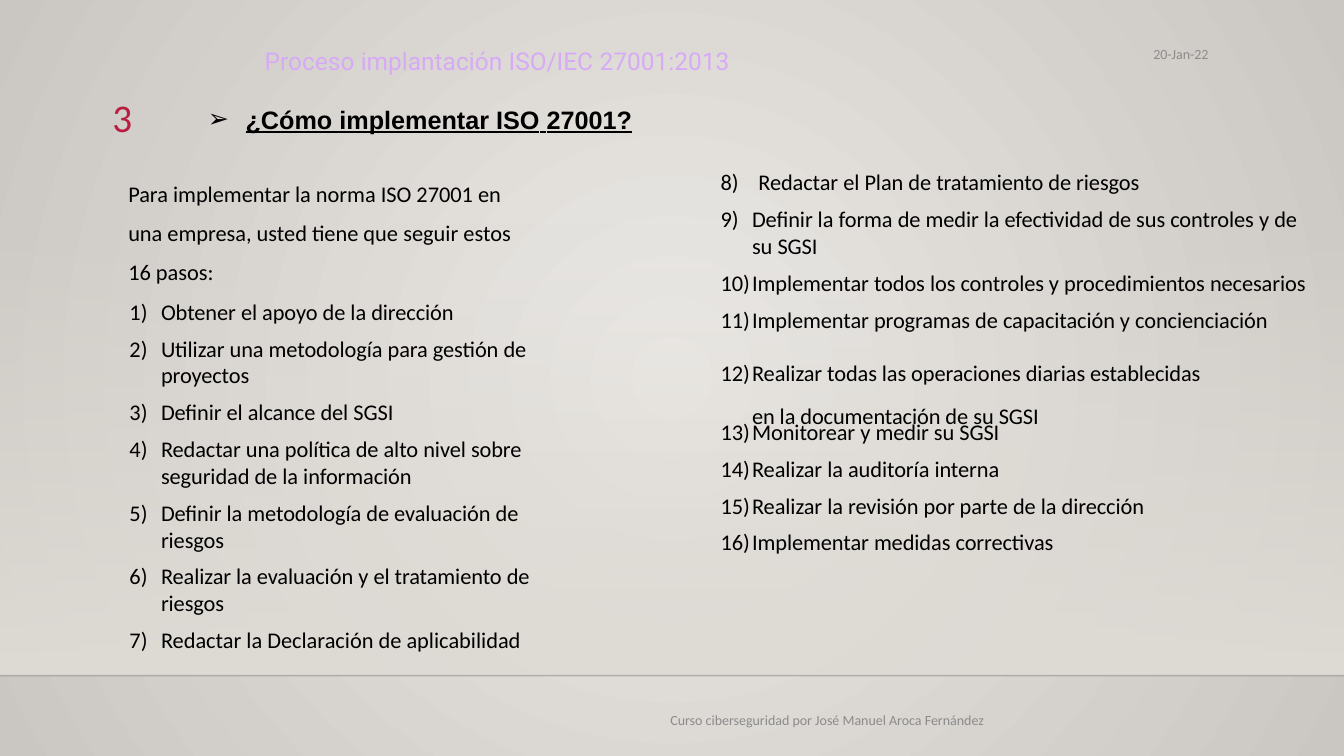
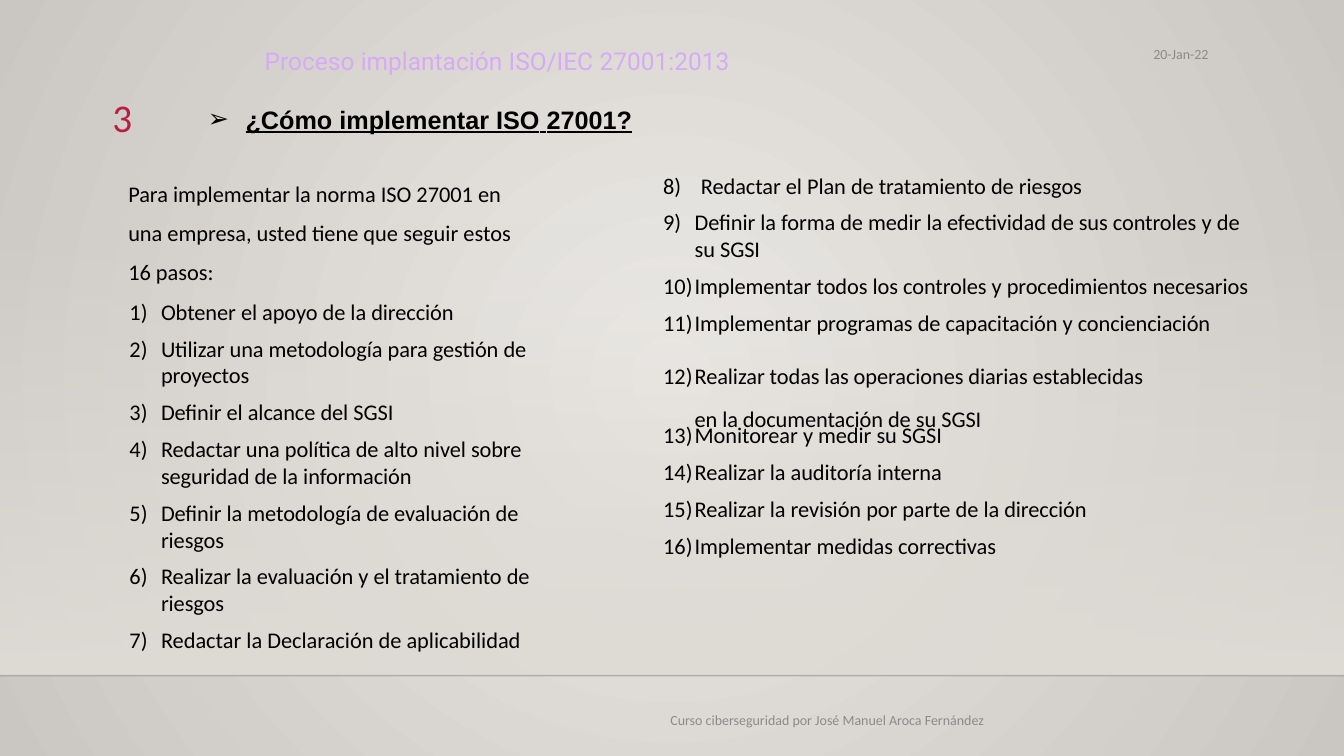
Before and after one commit to eneascarneiro/seguridad_empresas, a slide deck: slide 3 of Apuntes/Ejercicio ISO27001.pptx. Drawn at 1344x756 pixels with LibreOffice and Linux fonts; fonts in the diff are those of the drawing; background and template pictures are left out. Boxes give left, top, right and bottom in pixels: in the first picture for what was removed or moved away, otherwise in the second. Text is boxed around its words. In the diff, an @@ line names an element or a change of style, - is before the commit and + after.

```diff
--- a/Apuntes/Ejercicio ISO27001.pptx
+++ b/Apuntes/Ejercicio ISO27001.pptx
@@ text "Redactar el Plan de tratamiento ...": place and size @@
-text "Redactar el Plan de tratamiento ..." at [721, 174, 1306, 554]
+text "Redactar el Plan de tratamiento ..." at [663, 178, 1249, 558]
```
Also in this commit, not shown: 1 slide removed, 3 other files.
